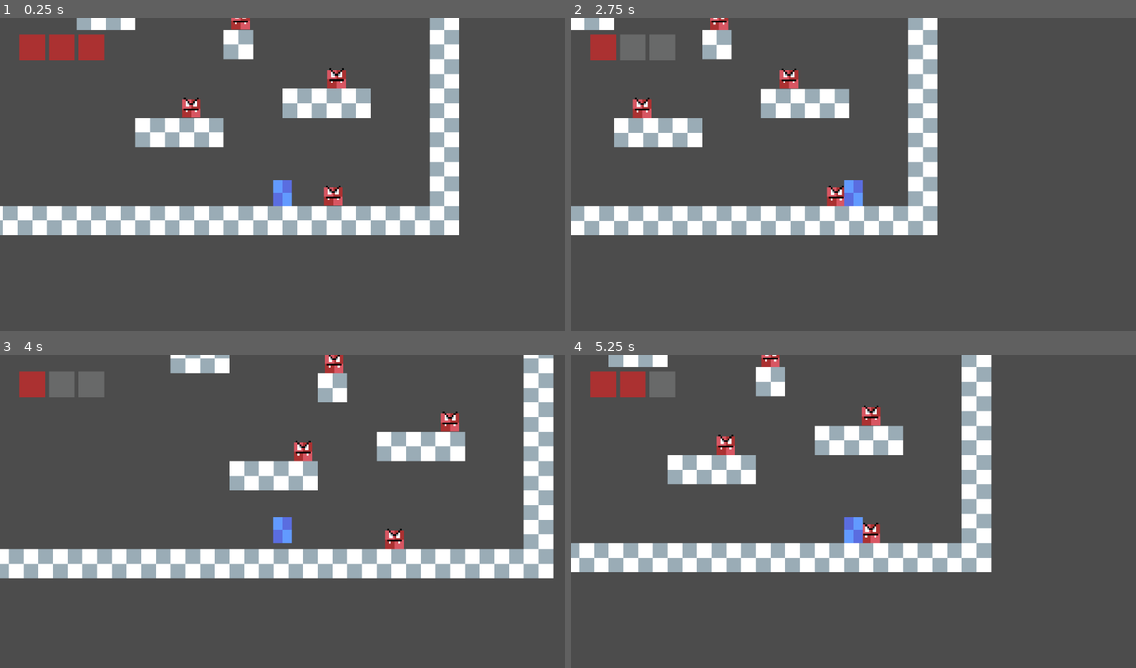
Above: before the commit, frames 1-4 (two rows, left to right).
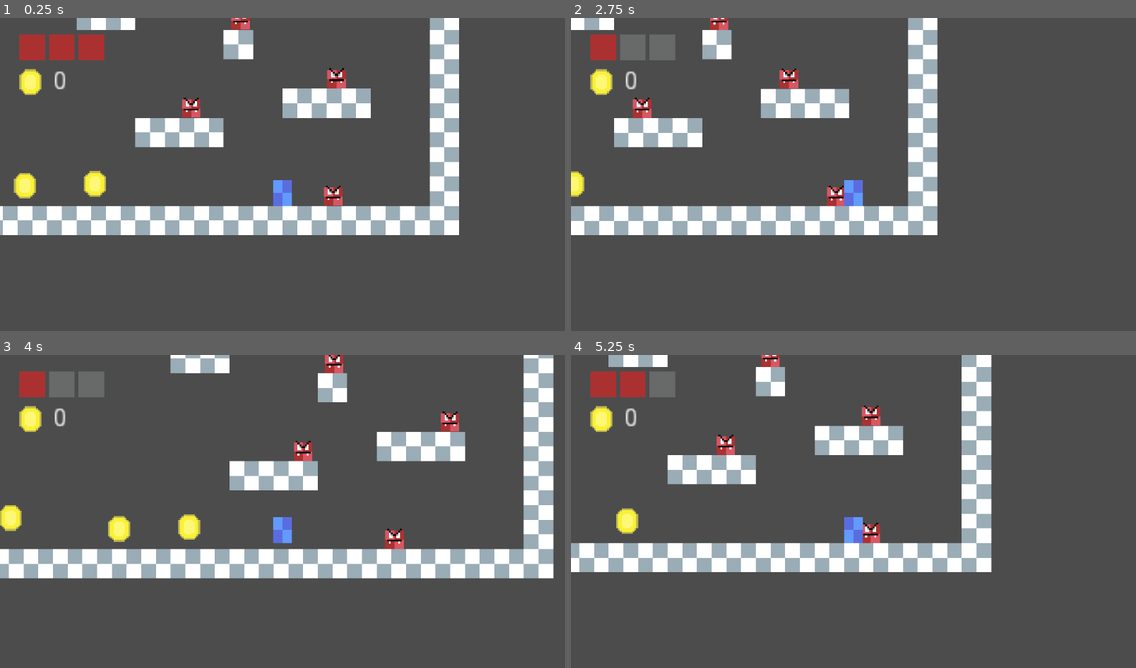
Above: after the commit, the same moments.

Repository: JPabloMF/deep-axe-game
Game: Godot game, scene res://levels/TestScene.tscn
Same seed, same stepped clock (60 frames per second), same inputs: the game is played once before the commit and once after it.
Inputs:
- Up to frame 1 (0.25 s): no input
- Up to frame 2 (2.75 s): hold Right (ui_right) 0.53-2.03 s; tap Up (ui_up) at 0.77, 1.52 s; hold Left (ui_left) from 2.03 s (still down)
- Up to frame 3 (4 s): keep holding Left (ui_left); tap Up (ui_up) at 3.02, 3.77 s
- Up to frame 4 (5.25 s): release Left (ui_left) at 4.28 s; hold Right (ui_right) from 4.28 s (still down); tap Up (ui_up) at 4.52 s

The runs differ from the first frame. In frame 1, 0.9% of the frame differs, in the area x 2-19%, y 16-58%; in frame 2, 0.5%; in frame 3, 1.2%, in the area x 0-36%, y 16-60%; in frame 4, 0.6%.

Commit message:
Adding coins and coins pickup system

Diff:
--- a/levels/TestScene.tscn
+++ b/levels/TestScene.tscn
@@ -1,8 +1,9 @@
-[gd_scene load_steps=6 format=2]
+[gd_scene load_steps=7 format=2]
 
 [ext_resource path="res://sprites/test/test-sprite.png" type="Texture" id=1]
 [ext_resource path="res://scenes/Player.tscn" type="PackedScene" id=2]
 [ext_resource path="res://scenes/WalkingEnemy.tscn" type="PackedScene" id=3]
+[ext_resource path="res://scenes/Coin.tscn" type="PackedScene" id=4]
 
 [sub_resource type="ConvexPolygonShape2D" id=1]
 points = PoolVector2Array( 16, 16, 0, 16, 0, 0, 16, 0 )
@@ -59,3 +60,12 @@
 
 [node name="WalkingEnemy6" parent="." instance=ExtResource( 3 )]
 position = Vector2( 319, 120 )
+
+[node name="Coin" parent="." instance=ExtResource( 4 )]
+position = Vector2( 362, 260 )
+
+[node name="Coin2" parent="." instance=ExtResource( 4 )]
+position = Vector2( 324, 261 )
+
+[node name="Coin3" parent="." instance=ExtResource( 4 )]
+position = Vector2( 265, 255 )
--- /dev/null
+++ b/scenes/Coin.tscn
@@ -0,0 +1,20 @@
+[gd_scene load_steps=4 format=2]
+
+[ext_resource path="res://sprites/test/character/coin.png" type="Texture" id=1]
+[ext_resource path="res://scripts/Coin.gd" type="Script" id=2]
+
+[sub_resource type="RectangleShape2D" id=1]
+extents = Vector2( 8, 9 )
+
+[node name="Coin" type="Node2D"]
+script = ExtResource( 2 )
+
+[node name="CoinSprite" type="Sprite" parent="."]
+texture = ExtResource( 1 )
+
+[node name="Coin" type="Area2D" parent="."]
+
+[node name="CollisionShape2D" type="CollisionShape2D" parent="Coin"]
+shape = SubResource( 1 )
+
+[connection signal="area_entered" from="Coin" to="." method="_on_Area2D_area_entered"]
--- a/scenes/Player.tscn
+++ b/scenes/Player.tscn
@@ -1,8 +1,9 @@
-[gd_scene load_steps=11 format=2]
+[gd_scene load_steps=12 format=2]
 
 [ext_resource path="res://sprites/test/character/sprites.png" type="Texture" id=1]
 [ext_resource path="res://scripts/Player.gd" type="Script" id=2]
 [ext_resource path="res://sprites/test/character/lives-counter.png" type="Texture" id=3]
+[ext_resource path="res://sprites/test/character/coin.png" type="Texture" id=4]
 
 [sub_resource type="RectangleShape2D" id=6]
 extents = Vector2( 5, 6.5 )
@@ -287,6 +288,12 @@
 shape = SubResource( 7 )
 disabled = true
 
+[node name="LivesCounterSprite" type="Sprite" parent="."]
+position = Vector2( -120, -74 )
+texture = ExtResource( 3 )
+hframes = 4
+frame = 2
+
 [node name="CollisionShape2D" type="CollisionShape2D" parent="."]
 position = Vector2( 0, 1 )
 shape = SubResource( 1 )
@@ -301,10 +308,30 @@
 anims/attack = SubResource( 4 )
 anims/idle = SubResource( 3 )
 
-[node name="LivesCounterSprite" type="Sprite" parent="."]
-position = Vector2( -120, -74 )
-texture = ExtResource( 3 )
-hframes = 4
+[node name="MarginContainer" type="MarginContainer" parent="."]
+margin_left = -145.0
+margin_top = -63.0
+margin_right = -117.0
+margin_bottom = -47.0
+
+[node name="HBoxContainer" type="HBoxContainer" parent="MarginContainer"]
+margin_right = 28.0
+margin_bottom = 16.0
+
+[node name="TextureRect" type="TextureRect" parent="MarginContainer/HBoxContainer"]
+margin_right = 16.0
+margin_bottom = 16.0
+texture = ExtResource( 4 )
+stretch_mode = 1
+
+[node name="RichTextLabel" type="Label" parent="MarginContainer/HBoxContainer"]
+margin_left = 20.0
+margin_top = 1.0
+margin_right = 28.0
+margin_bottom = 15.0
+text = "0"
+align = 1
+valign = 1
 
 [connection signal="area_entered" from="Player" to="." method="_on_Player_area_entered"]
 [connection signal="animation_finished" from="AnimationPlayer" to="." method="_on_AnimationPlayer_animation_finished"]
--- /dev/null
+++ b/scripts/Coin.gd
@@ -0,0 +1,5 @@
+extends Node2D
+
+func _on_Area2D_area_entered(area):
+	if 'Player' == area.get_name():
+		queue_free()
--- a/scripts/Player.gd
+++ b/scripts/Player.gd
@@ -9,10 +9,12 @@
 var direction = 'left'
 
 var lives_counter = 3
+var coins_counter = 0
 
 onready var player_sprite = $PlayerSprite
 onready var axe_collision = $PlayerSprite/Axe/CollisionShape2D
 onready var lives_counter_sprite = $LivesCounterSprite
+onready var coin_text = $MarginContainer/HBoxContainer/RichTextLabel
 
 const INPUTS = {
 	'UP': 'ui_up',
@@ -44,6 +46,10 @@
 	if Input.is_action_just_pressed(INPUTS.ATTACK):
 		print('attack')
 		$AnimationPlayer.play("attack")
+
+func handle_coin_pickup():
+	coins_counter += 1
+	coin_text.text = str(coins_counter)
 
 func _physics_process(delta):
 	motion.y += GRAVITY
@@ -78,9 +84,11 @@
 		$AnimationPlayer.play("idle")
 
 func _on_Player_area_entered(area):
-	if 'Enemy' == area.get_name():
+	if 'Enemy' in area.get_name():
 		if lives_counter == 1:
 			get_tree().reload_current_scene()
 		else:
 			lives_counter -= 1
 			lives_counter_sprite.set_frame(lives_counter)
+	if 'Coin' in area.get_name():
+		handle_coin_pickup()
Binary file added: sprites/test/character/coin.png
Not shown, added: sprites/test/character/coin.png.import
